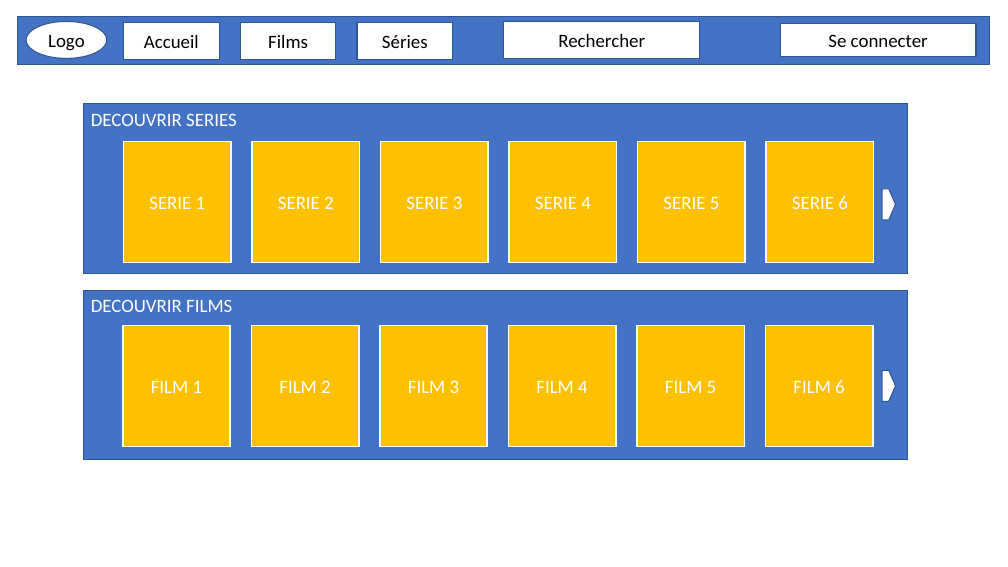
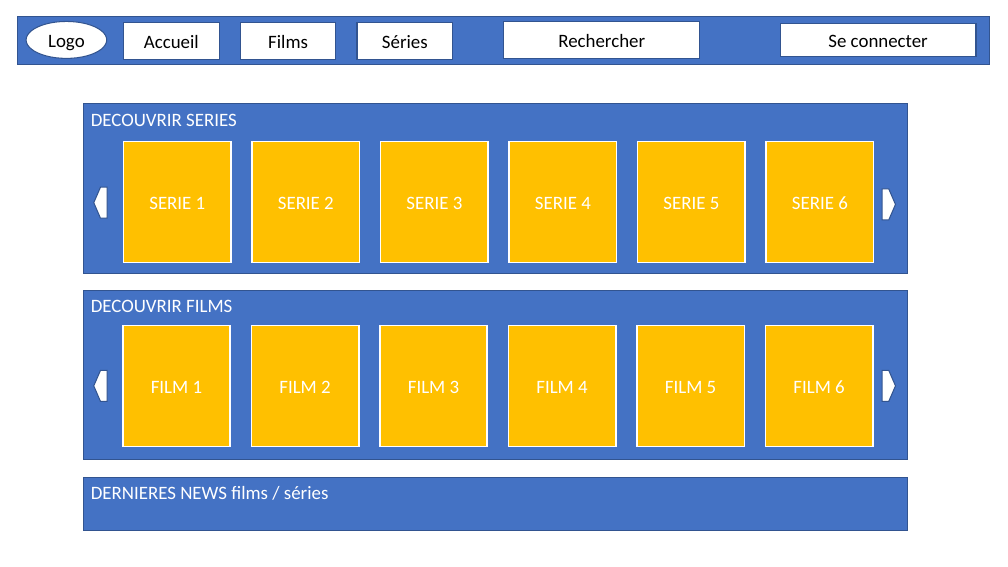
Before and after one commit to MartinBriday/PFF_WatchNow, a slide deck: slide 1 of docs/Projet_Preview.pptx. Drawn at 1008x567 pixels with LibreOffice and Linux fonts; fonts in the diff are those of the drawing. Boxes give left, top, right and bottom in pixels: in the first picture for what was removed or moved away, otherwise in the second. Text is boxed around its words. In the diff, an @@ line names an element or a change of style, - is before the commit and + after.

```diff
--- a/docs/Projet_Preview.pptx
+++ b/docs/Projet_Preview.pptx
@@ pentagon arrow added at (94,188,107,219), fill #FFFFFF, outline #325491 1 pt @@
@@ pentagon arrow added at (94,371,107,402), fill #FFFFFF, outline #325491 1 pt @@
@@ rectangle added at (83,477,907,531), fill #4472C4, outline #325491 1 pt, 18 pt, text #FFFFFF @@
+DERNIERES NEWS films / séries
```
Also in this commit, not shown: 6 slides added, 3 slides removed, 4 other files.
